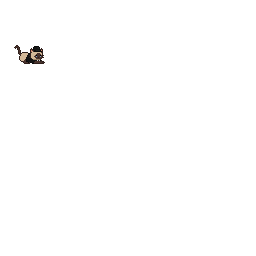
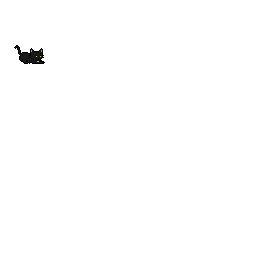
The second 256x256 image is a revision of the first. Changes to its layers:
added group "Black" with 39 layers above "Siamese" over [14, 45, 45, 64]
added group "Eating" (1st of 4, in "Black") with 1 layers in group "Black" over [14, 45, 45, 64]
added layer "Layer 165" in group "Eating" over [14, 45, 45, 64]
hid group "Siamese (clothed)" (62 layers) over [14, 45, 45, 64]
hid group "Eating" (3rd of 4, in "Siamese (clothed)") (1 layers) over [14, 45, 45, 64]
